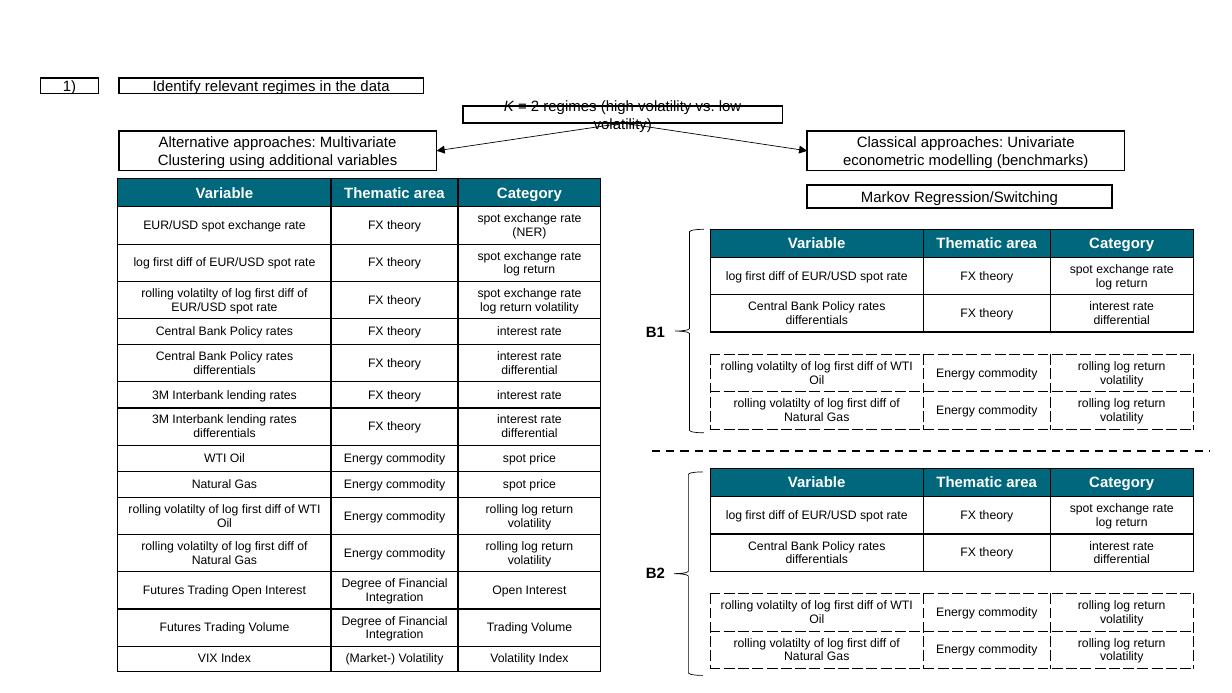
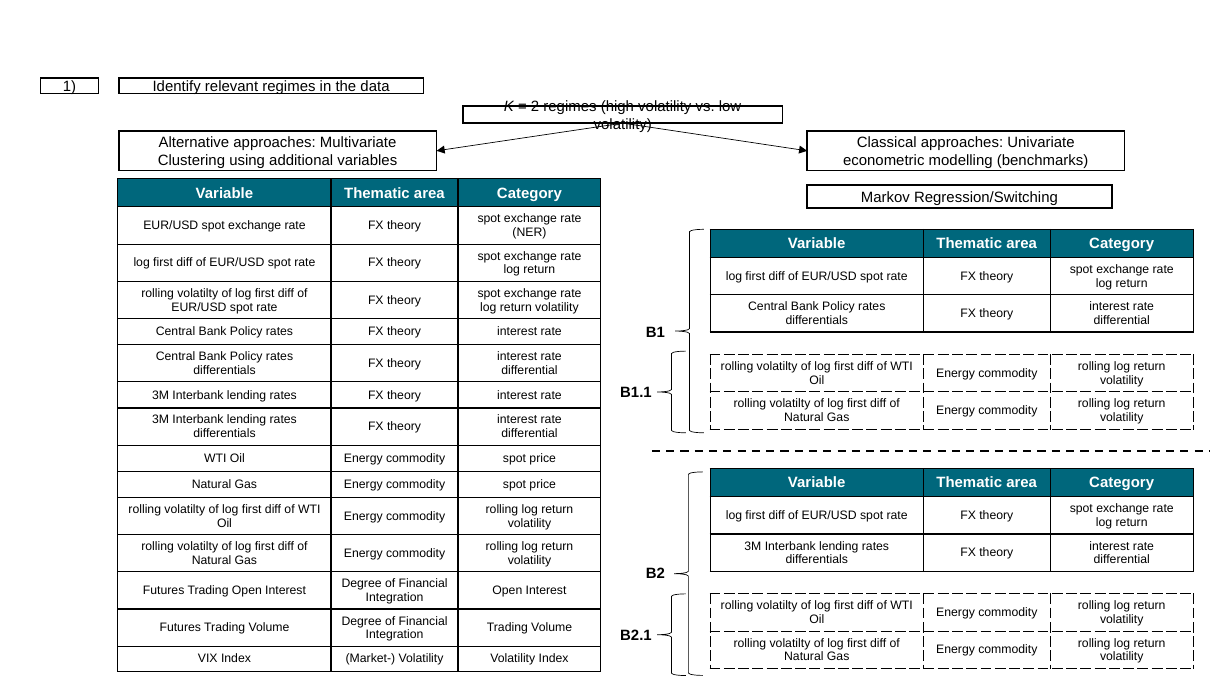
Before and after one commit to RobertHennings/Seminar, a slide deck: slide 10 of reports/presentation_pptx_version/PPTX_WiSo_Template.pptx. Drawn at 1232x693 pixels with LibreOffice and Linux fonts; fonts in the diff are those of the drawing; background and template pictures are left out. Boxes give left, top, right and bottom in pixels: in the first picture for what was removed or moved away, otherwise in the second. Text is boxed around its words. In the diff, an @@ line names an element or a change of style, - is before the commit and + after.

```diff
--- a/reports/presentation_pptx_version/PPTX_WiSo_Template.pptx
+++ b/reports/presentation_pptx_version/PPTX_WiSo_Template.pptx
@@ left brace added at [657, 351, 685, 433], outline #000000 0.5 pt @@
@@ text added at [620, 386, 652, 397], 11 pt, text #000000, bold @@
+B1.1
@@ table at [710, 468, 1193, 575] @@
-row 3, column 1: Central Bank Policy rates differentials
+row 3, column 1: 3M Interbank lending rates differentials
@@ left brace added at [657, 594, 685, 676], outline #000000 0.5 pt @@
@@ text added at [620, 629, 652, 640], 11 pt, text #000000, bold @@
+B2.1
```
Also in this commit, not shown: 2 other slides changed, 5 slides added, 6 other files.
